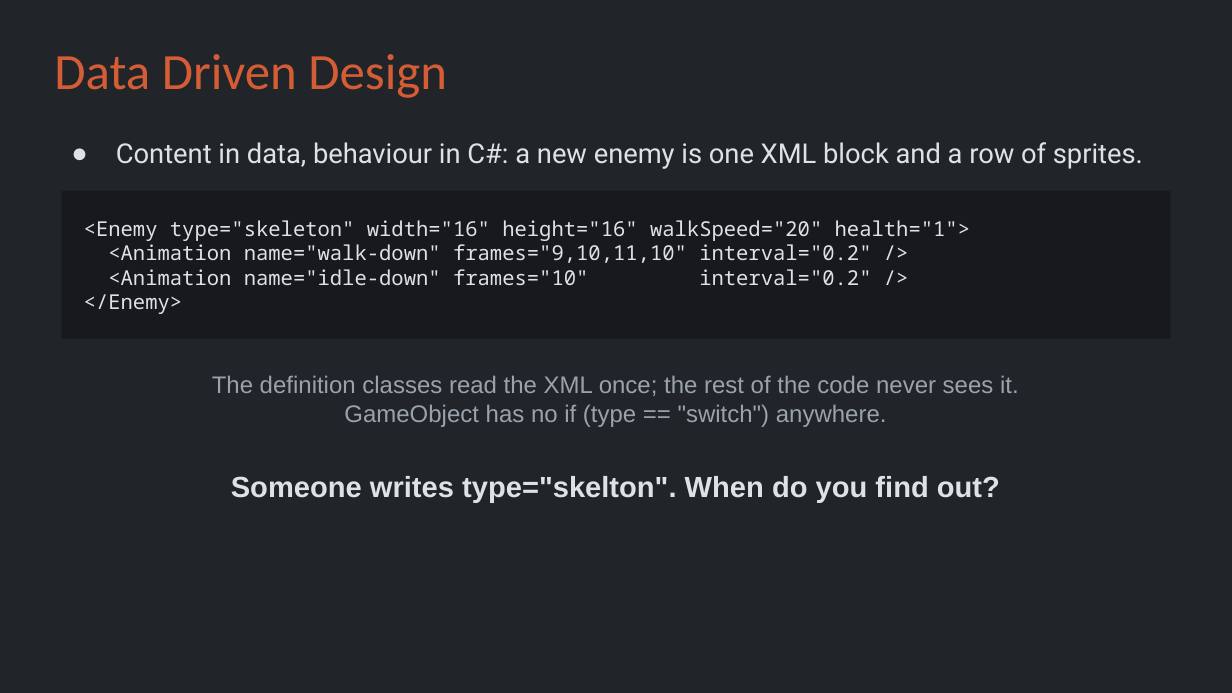
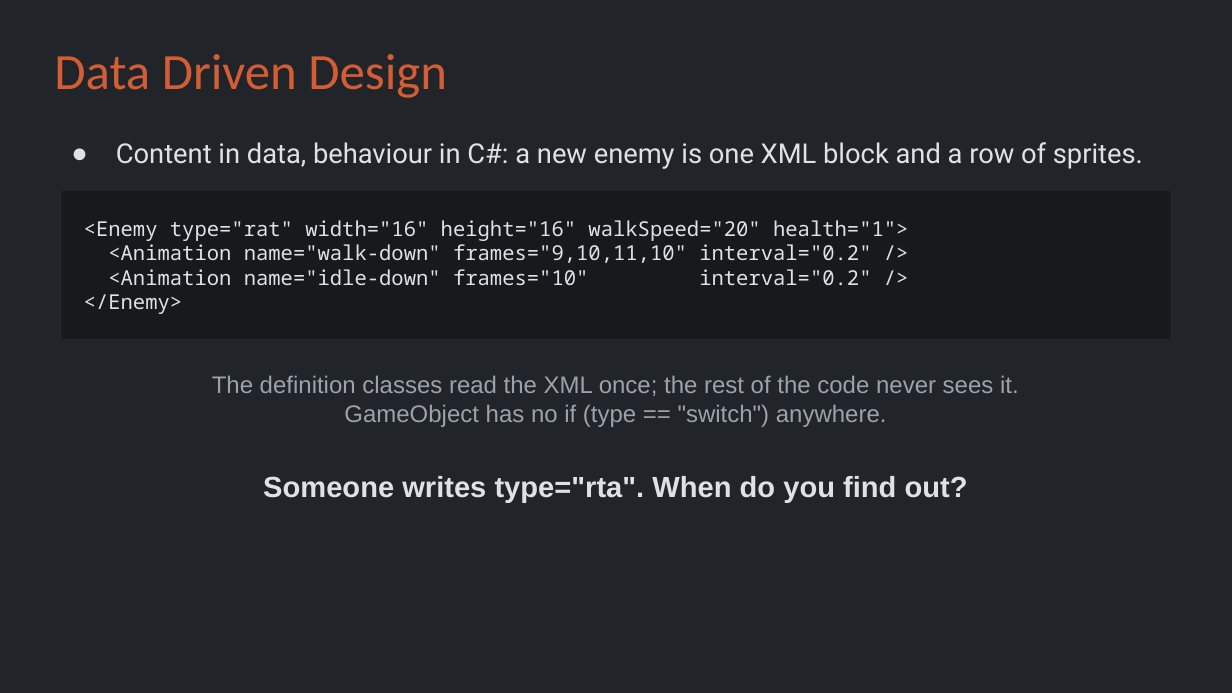
Before and after one commit to Metamate/gar, a slide deck: slide 35 of slides/07 The Legend of Zelda.pptx. Drawn at 1232x693 pixels with LibreOffice and Linux fonts; fonts in the diff are those of the drawing. Boxes give left, top, right and bottom in pixels: in the first picture for what was removed or moved away, otherwise in the second. Text is boxed around its words. In the diff, an @@ line names an element or a change of style, - is before the commit and + after.

```diff
--- a/slides/07 The Legend of Zelda.pptx
+++ b/slides/07 The Legend of Zelda.pptx
@@ text in rectangle at box(84, 220, 908, 241): text changed @@
-<Enemy type="skeleton" width="16" height="16" walkSpeed="20" health="1">
+<Enemy type="rat" width="16" height="16" walkSpeed="20" health="1">
@@ text at box(263, 476, 968, 502): text changed @@
-Someone writes type="skelton". When do you find out?
+Someone writes type="rta". When do you find out?
```
Also in this commit, not shown: 1 other slide changed, 1 other file.
